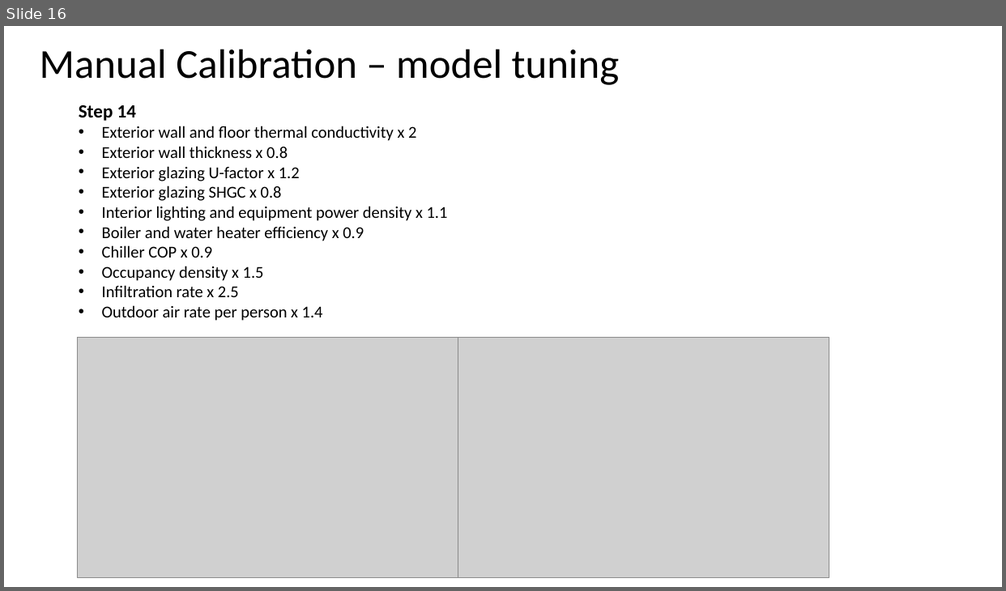
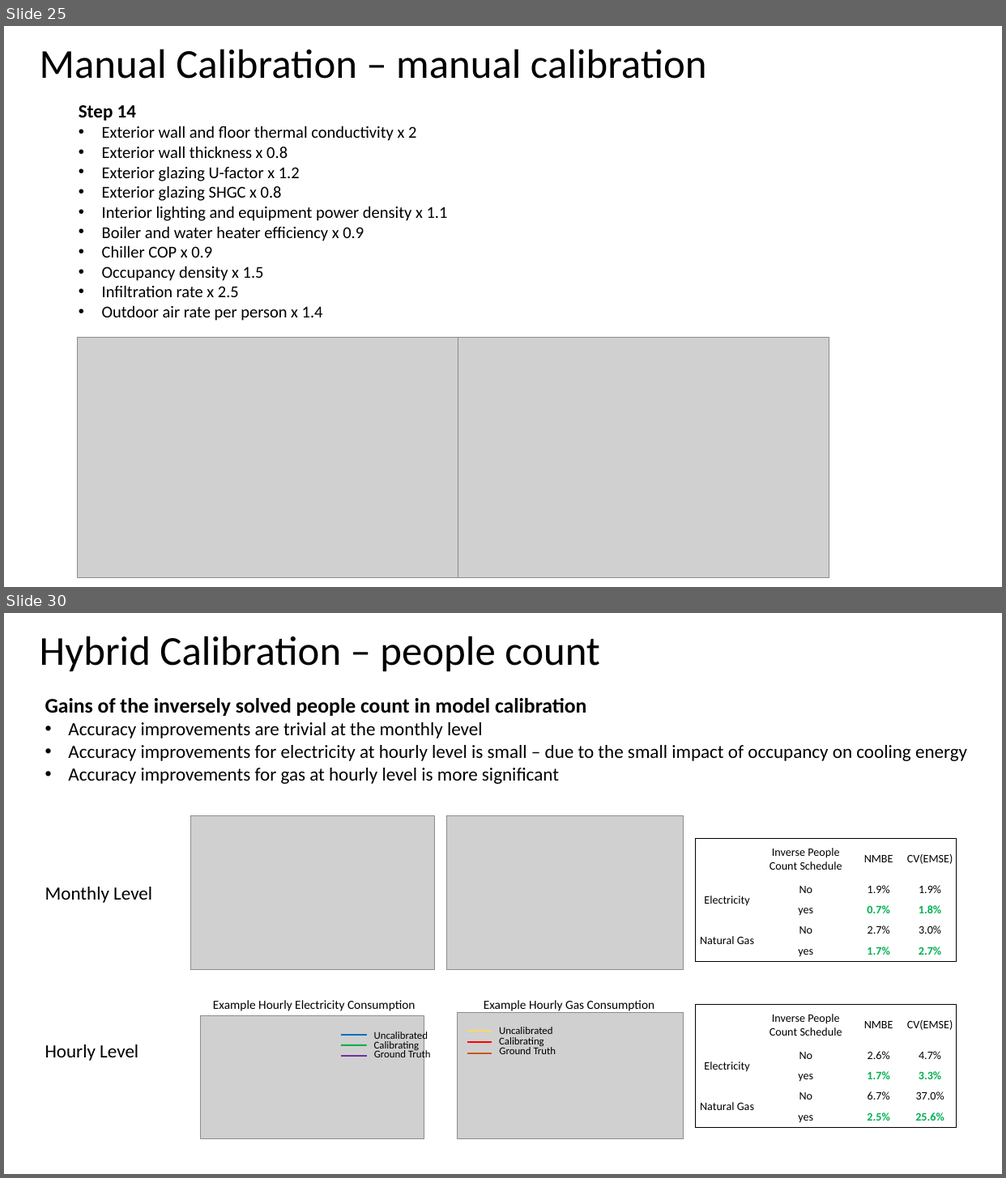
Before and after one commit to tsbyq/SDI, a slide deck: Model_Calibration_2.1/2~Hybrid_Calibration/Model Calibration_HM.pptx. Shown one above the other, each under a label of ours: slide 16 before the commit, slides 25 and 30 after it; the slides between them are not shown. The pictures are 1006x591 and 1006x1178 pixels, drawn with LibreOffice and Linux fonts; fonts in the diff are those of the drawing; grey boxes stand for pictures. Boxes give left, top, right and bottom in pixels: in the first picture for what was removed or moved away, otherwise in the second. Text is boxed around its words. In the diff, an @@ line names an element or a change of style, - is before the commit and + after.

```diff
--- a/Model_Calibration_2.1/2~Hybrid_Calibration/Model Calibration_HM.pptx
+++ b/Model_Calibration_2.1/2~Hybrid_Calibration/Model Calibration_HM.pptx
@@ slide 30 added at (4, 613, 1002, 1174), background #FFFFFF @@
@@ title added at (40, 636, 600, 672), 39.6 pt, text #000000 @@
+Hybrid Calibration – people count
@@ text added at (45, 698, 967, 784), 18 pt, text #000000 @@
+Gains of the inversely solved people count in model calibration
+• Accuracy improvements are trivial at the monthly level
+• Accuracy improvements for electricity at hourly level is small – due to the small impact of occupancy on cooling energy
+• Accuracy improvements for gas at hourly level is more significant
@@ picture added at (191, 816, 435, 971) @@
@@ picture added at (446, 816, 684, 971) @@
@@ table added at (696, 838, 957, 962), 5 rows, 4 columns @@
+ | Inverse People Count Schedule | NMBE | CV(EMSE)
+Electricity | No | 1.9% | 1.9%
+ | yes | 0.7% | 1.8%
+Natural Gas | No | 2.7% | 3.0%
+ | yes | 1.7% | 2.7%
@@ text added at (45, 887, 152, 903), 18 pt, text #000000 @@
+Monthly Level
@@ group added at (200, 1000, 431, 1139): 4 texts, 3 lines, 1 picture @@
+Uncalibrated
+Calibrating
+Ground Truth
+Example Hourly Electricity Consumption
@@ text added at (484, 1000, 655, 1013), 12 pt, text #000000 @@
+Example Hourly Gas Consumption
@@ picture added at (457, 1013, 684, 1139) @@
@@ table added at (696, 1004, 957, 1128), 5 rows, 4 columns @@
+ | Inverse People Count Schedule | NMBE | CV(EMSE)
+Electricity | No | 2.6% | 4.7%
+ | yes | 1.7% | 3.3%
+Natural Gas | No | 6.7% | 37.0%
+ | yes | 2.5% | 25.6%
@@ text added at (45, 1045, 138, 1061), 18 pt, text #000000 @@
+Hourly Level
@@ group added at (467, 1027, 556, 1054): 3 texts, 3 lines @@
+Uncalibrated
+Calibrating
+Ground Truth
@@ what was slide 16 is now slide 25 @@
@@ slide 25 changed as well @@
@@ title at (40, 49, 707, 79): text changed @@
-Manual Calibration – model tuning
+Manual Calibration – manual calibration
```
Also in this commit, not shown: 15 other slides changed, 19 other slides added, 7 slides removed, 45 other files.
